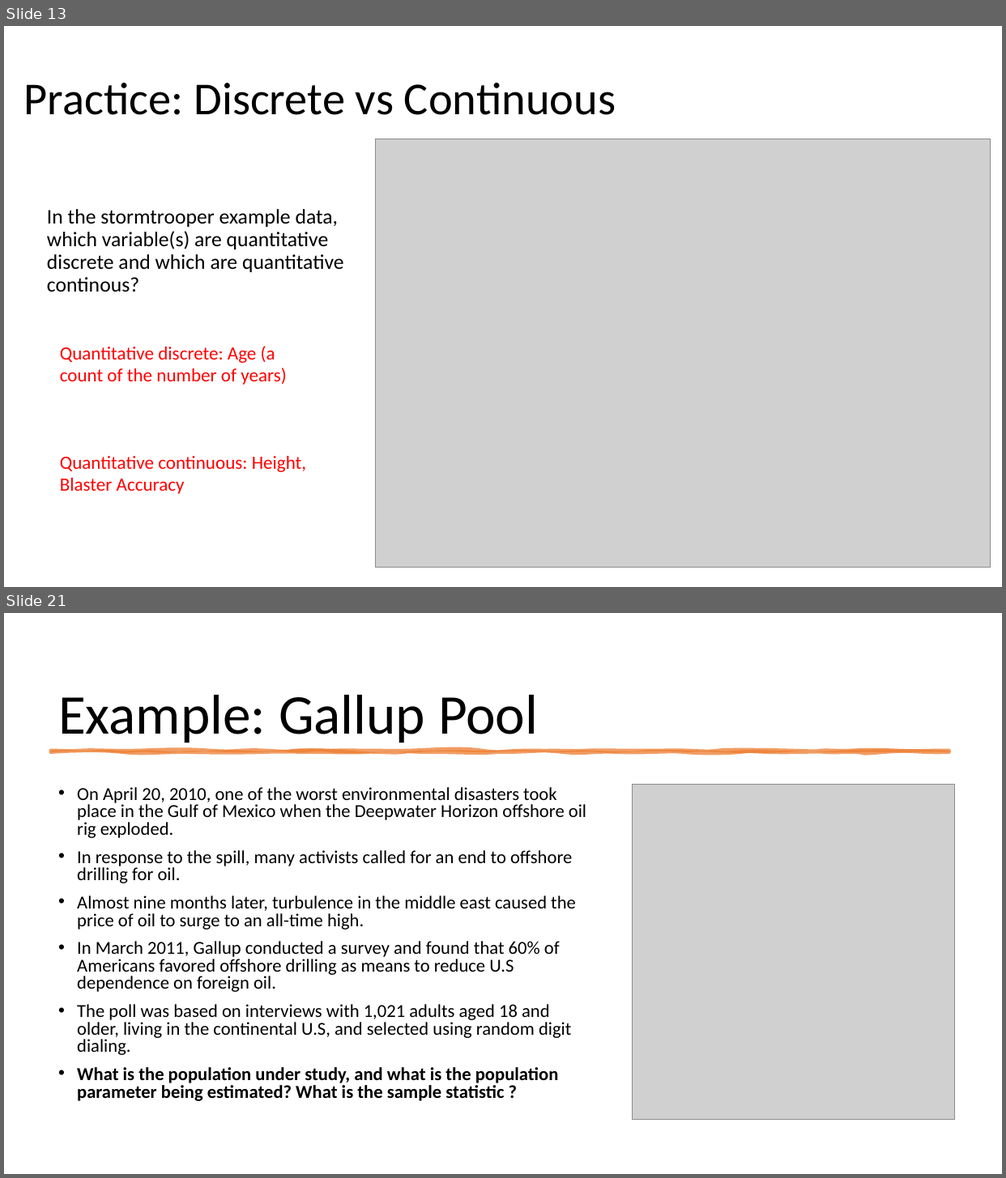
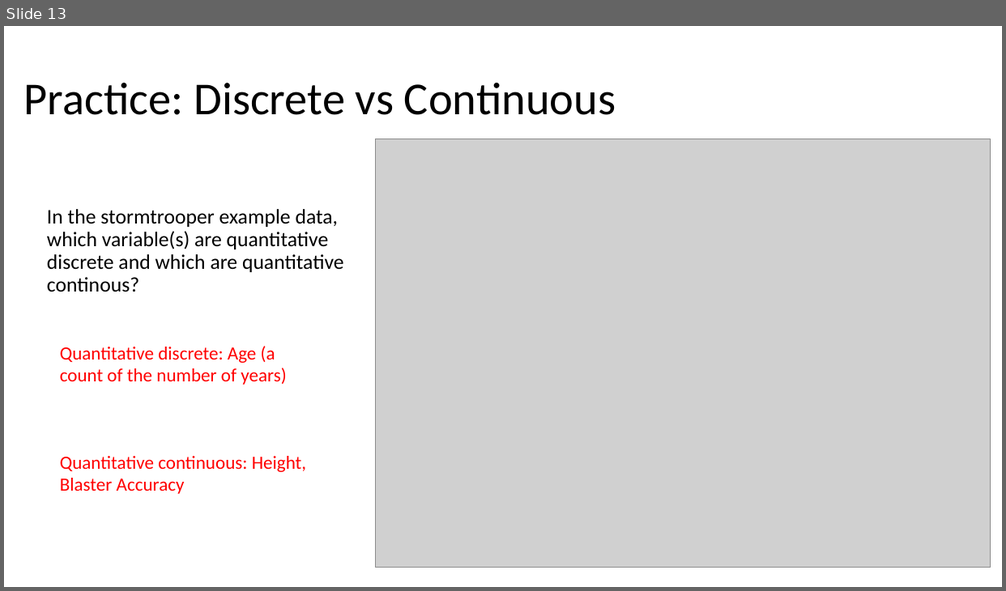
Before and after one commit to Jarred6068/UI_STAT251-03_Spring_2024, a slide deck: docs/lecture_slides/Week 1/Week1_Lecture1_Slides_1_10_2024.pptx. Shown one above the other, each under a label of ours: slides 13 and 21 before the commit, slide 13 after it; the slides between them are not shown. The pictures are 1006x1178 and 1006x591 pixels, drawn with LibreOffice and Linux fonts; fonts in the diff are those of the drawing; grey boxes stand for pictures. Boxes give left, top, right and bottom in pixels: in the first picture for what was removed or moved away, otherwise in the second. Text is boxed around its words. In the diff, an @@ line names an element or a change of style, - is before the commit and + after.

```diff
--- a/docs/lecture_slides/Week 1/Week1_Lecture1_Slides_1_10_2024.pptx
+++ b/docs/lecture_slides/Week 1/Week1_Lecture1_Slides_1_10_2024.pptx
@@ slide 21 removed at [4, 613, 1002, 1174], background #FFFFFF @@
@@ title removed at [58, 695, 538, 747] @@
-Example: Gallup Pool
@@ freeform shape removed at [51, 751, 949, 752] @@
@@ text removed at [77, 787, 586, 1101] @@
-• On April 20, 2010, one of the worst environmental disasters took place in the Gulf of Mexico when the Deepwater Horizon offshore oil rig exploded.
-• In response to the spill, many activists called for an end to offshore drilling for oil.
-• Almost nine months later, turbulence in the middle east caused the price of oil to surge to an all-time high.
-• In March 2011, Gallup conducted a survey and found that 60% of Americans favored offshore drilling as means to reduce U.S dependence on foreign oil.
-• The poll was based on interviews with 1,021 adults aged 18 and older, living in the continental U.S, and selected using random digit dialing.
-• What is the population under study, and what is the population parameter being estimated? What is the sample statistic ?
@@ picture removed at [632, 785, 955, 1120] @@
```
Also in this commit, not shown: 9 other slides removed, 13 other files.
